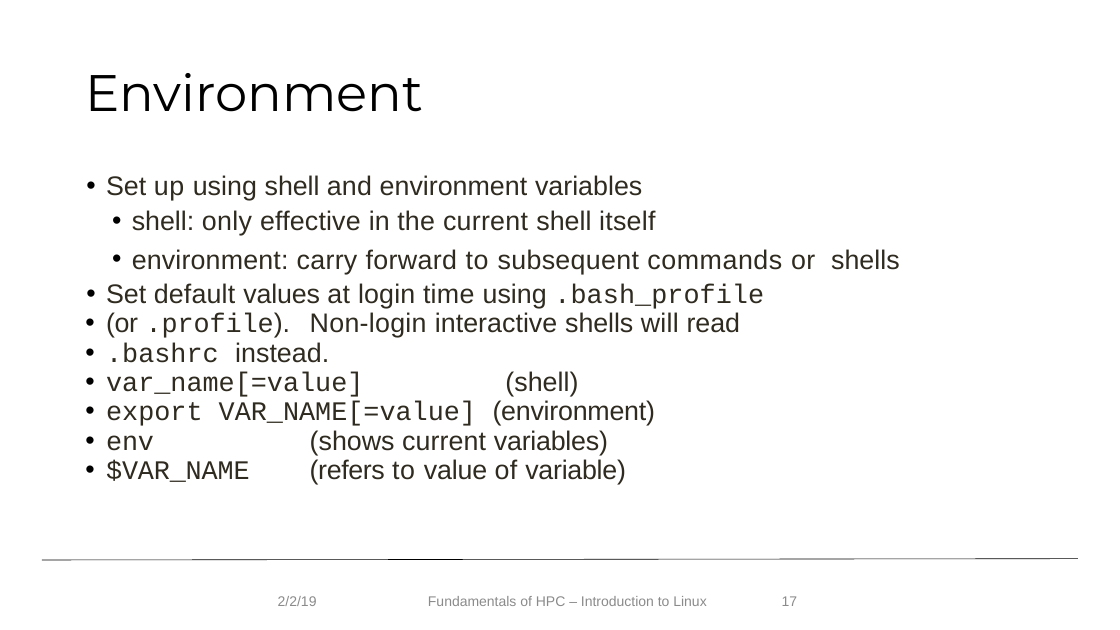
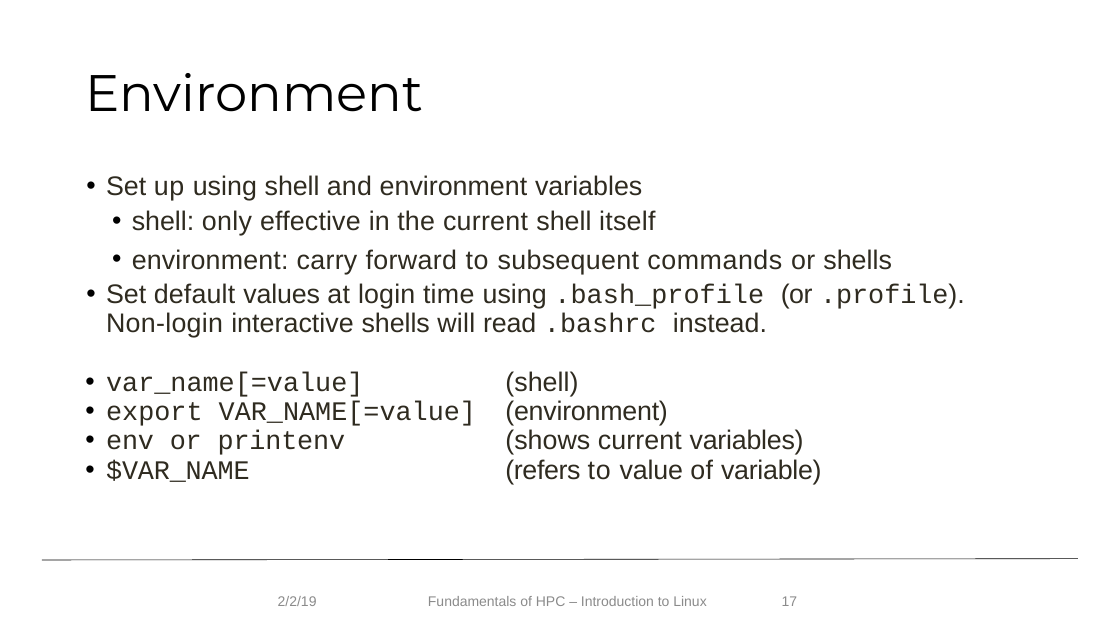
Before and after one commit to f1k4/Fundamentals_HPC_Spring_2019, a slide deck: slide 17 of IntroLinuxHPC19_spring_v2.pptx. Drawn at 1120x630 pixels with LibreOffice and Linux fonts; fonts in the diff are those of the drawing; background and template pictures are left out. Boxes give left, top, right and bottom in pixels: in the first picture for what was removed or moved away, otherwise in the second. Text is boxed around its words. In the diff, an @@ line names an element or a change of style, - is before the commit and + after.

```diff
--- a/IntroLinuxHPC19_spring_v2.pptx
+++ b/IntroLinuxHPC19_spring_v2.pptx
@@ text at bbox=[106, 283, 965, 337]: text changed @@
-• Set default values at login time using .bash_profile
-• (or .profile). Non-login interactive shells will read
-• .bashrc instead.
+• Set default values at login time using .bash_profile (or .profile). Non-login interactive shells will read .bashrc instead.
@@ text at bbox=[106, 429, 804, 455]: text changed @@
-• env (shows current variables)
+• env or printenv (shows current variables)
```
Also in this commit, not shown: 26 other slides changed, 7 other files.
